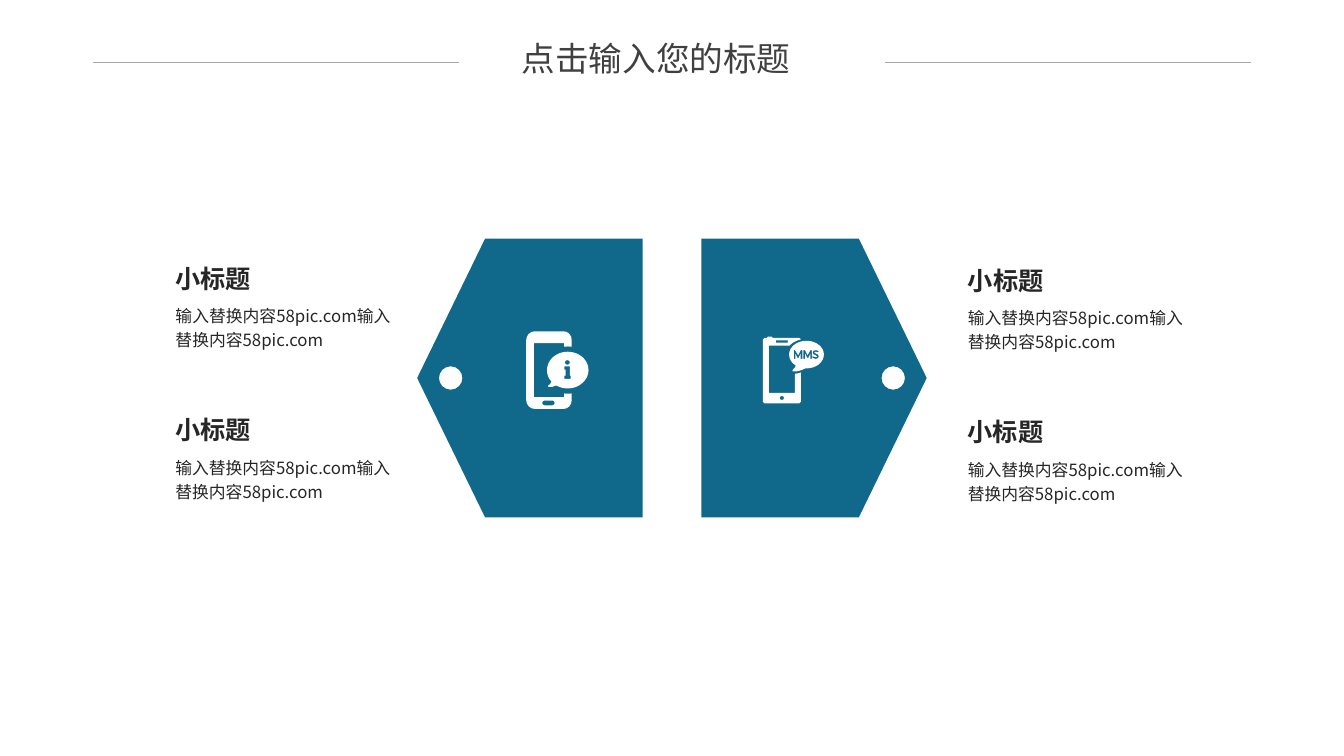
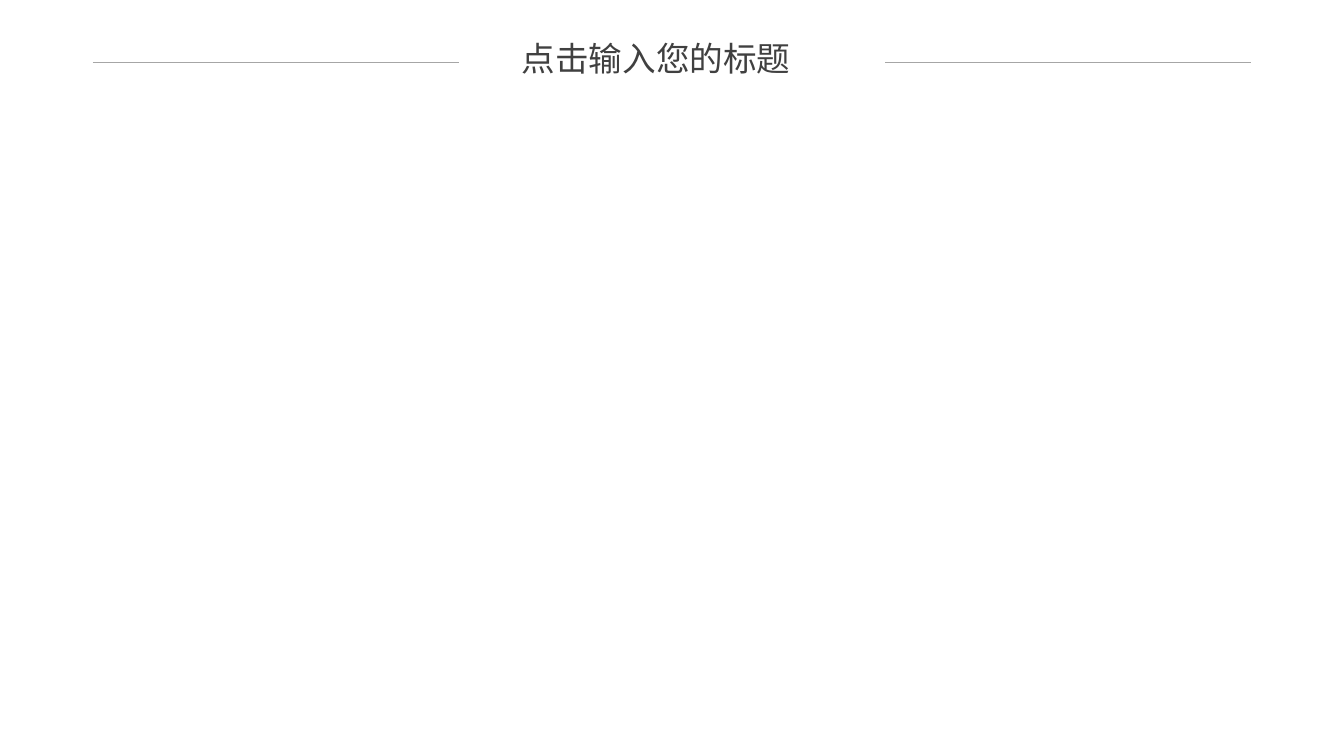
Before and after one commit to ZoeLee23277789/NLP-Courses, a slide deck: slide 27 of NLP243/Projects/EA_MT.pptx (slide 28 before the commit). Drawn at 1344x756 pixels with LibreOffice and Linux fonts; fonts in the diff are those of the drawing. Boxes give left, top, right and bottom in pixels: in the first picture for what was removed or moved away, otherwise in the second. Text is boxed around its words. In the diff, an @@ line names an element or a change of style, - is before the commit and + after.

Commit message:
Updated EA-MT PPT

```diff
--- a/NLP243/Projects/EA_MT.pptx
+++ b/NLP243/Projects/EA_MT.pptx
@@ text removed at (x1=175, y1=266, x2=251, y2=291) @@
-小标题
@@ text removed at (x1=968, y1=268, x2=1044, y2=293) @@
-小标题
@@ text removed at (x1=175, y1=308, x2=390, y2=350) @@
-输入替换内容58pic.com输入替换内容58pic.com
@@ text removed at (x1=968, y1=310, x2=1183, y2=352) @@
-输入替换内容58pic.com输入替换内容58pic.com
@@ group removed at (x1=417, y1=239, x2=928, y2=518): 4 freeform shapes @@
@@ text removed at (x1=175, y1=417, x2=251, y2=442) @@
-小标题
@@ text removed at (x1=968, y1=419, x2=1044, y2=444) @@
-小标题
@@ text removed at (x1=175, y1=460, x2=390, y2=502) @@
-输入替换内容58pic.com输入替换内容58pic.com
@@ text removed at (x1=968, y1=462, x2=1183, y2=504) @@
-输入替换内容58pic.com输入替换内容58pic.com
```
Also in this commit, not shown: 9 other slides changed, 8 slides added, 10 slides removed.
